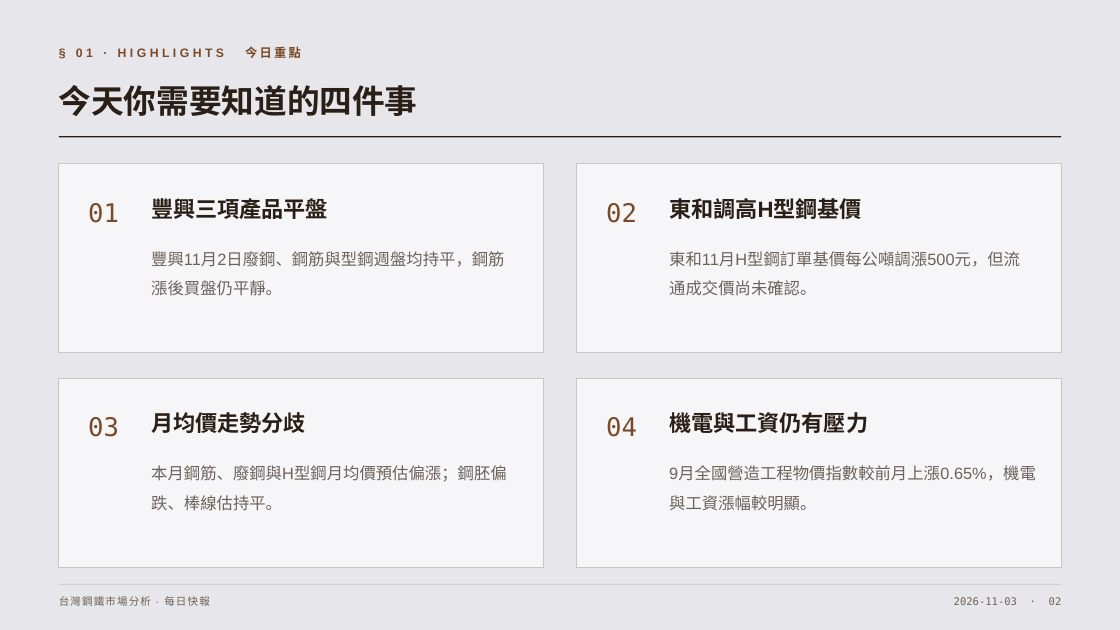
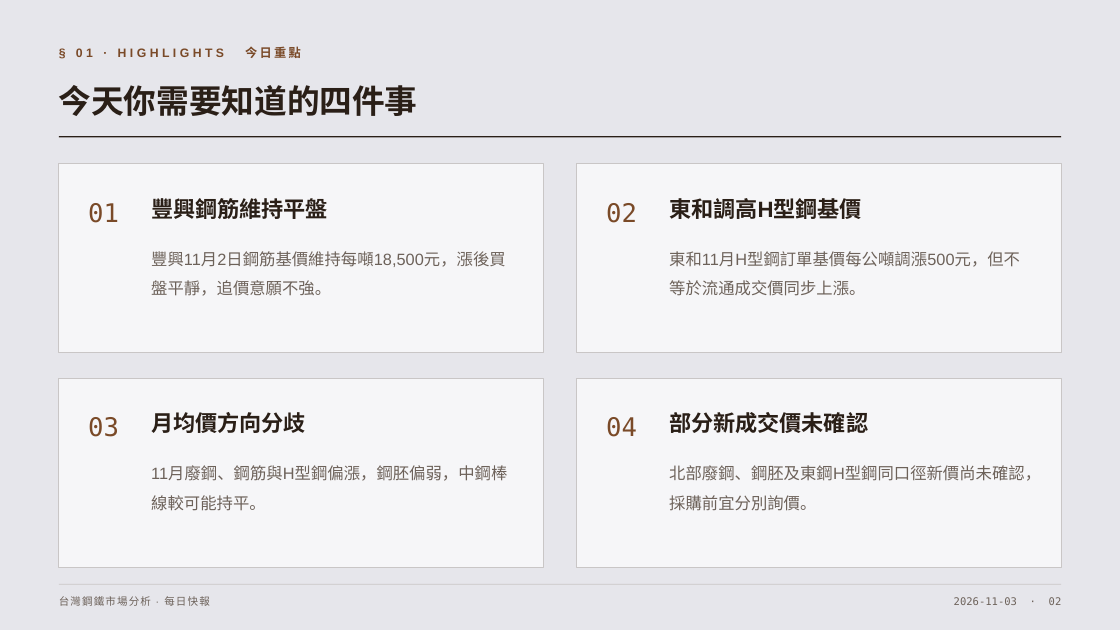
Before and after one commit to lijingchiu/SteelWeb, a slide deck: slide 2 of reports/steel-daily-2026-11-03.pptx. Drawn at 1120x630 pixels with LibreOffice and Linux fonts; fonts in the diff are those of the drawing. Boxes give left, top, right and bottom in pixels: in the first picture for what was removed or moved away, otherwise in the second. Text is boxed around its words. In the diff, an @@ line names an element or a change of style, - is before the commit and + after.

```diff
--- a/reports/steel-daily-2026-11-03.pptx
+++ b/reports/steel-daily-2026-11-03.pptx
@@ text at (151,198,328,219): text changed @@
-豐興三項產品平盤
+豐興鋼筋維持平盤
@@ text at (151,251,506,296): text changed @@
-豐興11月2日廢鋼、鋼筋與型鋼週盤均持平，鋼筋漲後買盤仍平靜。
+豐興11月2日鋼筋基價維持每噸18,500元，漲後買盤平靜，追價意願不強。
@@ text at (669,251,1020,296): text changed @@
-東和11月H型鋼訂單基價每公噸調漲500元，但流通成交價尚未確認。
+東和11月H型鋼訂單基價每公噸調漲500元，但不等於流通成交價同步上漲。
@@ text at (151,412,306,433): text changed @@
-月均價走勢分歧
+月均價方向分歧
@@ text at (669,412,868,433): text changed @@
-機電與工資仍有壓力
+部分新成交價未確認
@@ text at (151,466,507,511): text changed @@
-本月鋼筋、廢鋼與H型鋼月均價預估偏漲；鋼胚偏跌、棒線估持平。
+11月廢鋼、鋼筋與H型鋼偏漲，鋼胚偏弱，中鋼棒線較可能持平。
@@ text at (669,465,1041,511): text changed @@
-9月全國營造工程物價指數較前月上漲0.65%，機電與工資漲幅較明顯。
+北部廢鋼、鋼胚及東鋼H型鋼同口徑新價尚未確認，採購前宜分別詢價。
```
Also in this commit, not shown: 10 other slides changed, 1 other file.
